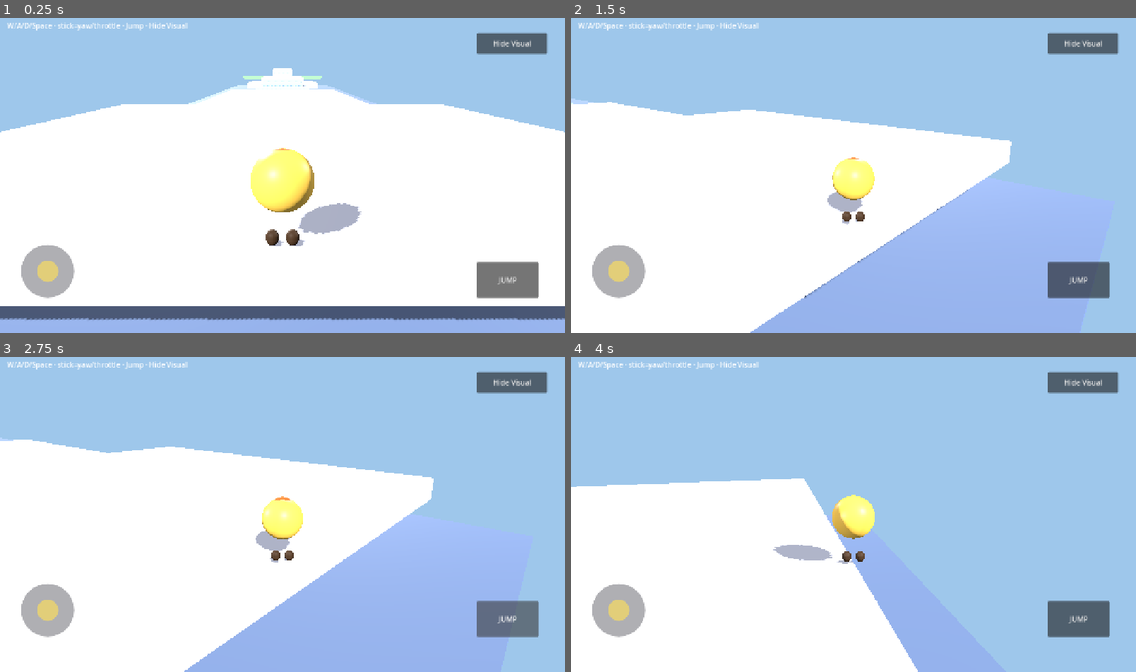
Above: before the commit, frames 1-4 (two rows, left to right).
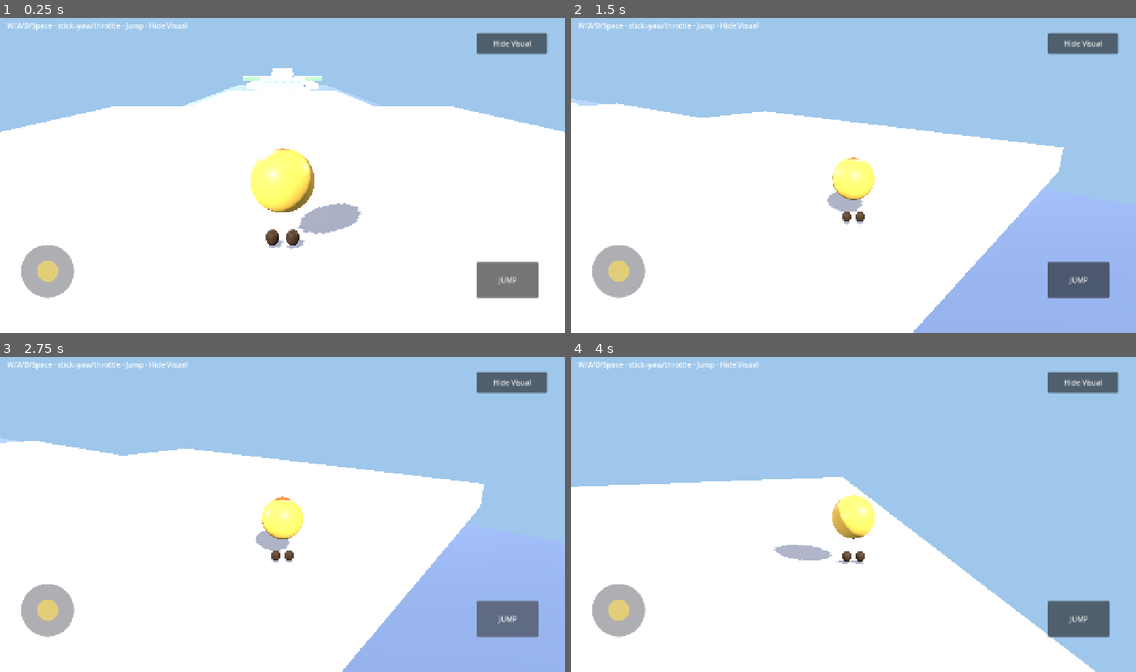
Above: after the commit, the same moments.

Repository: bingooyong/yolk-rush
Game: Godot game, scene res://scenes/bootstrap/boot.tscn
Same seed, same stepped clock (60 frames per second), same inputs: the game is played once before the commit and once after it.
Inputs (mouse positions are in pixels of both pictures, inside the frame that each line leads up to):
- Up to frame 1 (0.25 s): no input
- Up to frame 2 (1.5 s): tap Enter at 0.5 s; move the mouse to (977, 159) at 0.52 s; hold D 0.53-1.25 s; tap 1 at 0.6 s; click (977, 159) at 0.67 s; tap Space at 0.77 s; drag from (740, 191) to (825, 238) at 1.27 s
- Up to frame 3 (2.75 s): click "JUMP" at 2 s
- Up to frame 4 (4 s): move the mouse to (910, 442) at 2.77 s; hold D 2.78-3.5 s; tap 3 at 2.85 s; drag from (825, 577) to (684, 464) at 3.52 s

The runs differ from the first frame. In frame 1, 8.9% of the frame differs, in the area x 0-100%, y 15-100%; in frame 2, 11%, in the area x 0-88%, y 26-100%; in frame 3, 11%; in frame 4, 11%.

Commit message:
fix: pad start_hall so spawn sits on platform

Diff:
--- a/scripts/level/level_builder.gd
+++ b/scripts/level/level_builder.gd
@@ -14,7 +14,8 @@
 		return root
 
 	var spawn_z := float(def.spawn.get("z", 0.0))
-	var cursor_z := spawn_z
+	# Small rear pad so spawn sits on start_hall, not on the +Z lip.
+	var cursor_z := spawn_z + 2.0
 	var course_z_max := spawn_z
 	var course_z_min := spawn_z
 	var course_half_w := 0.0
